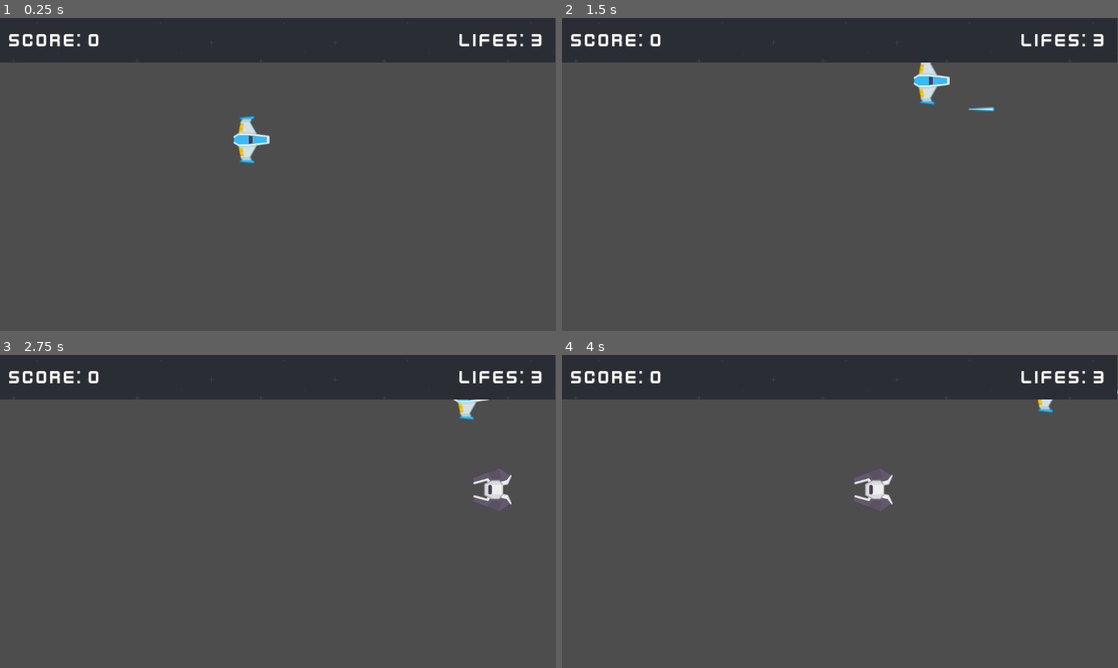
Above: before the commit, frames 1-4 (two rows, left to right).
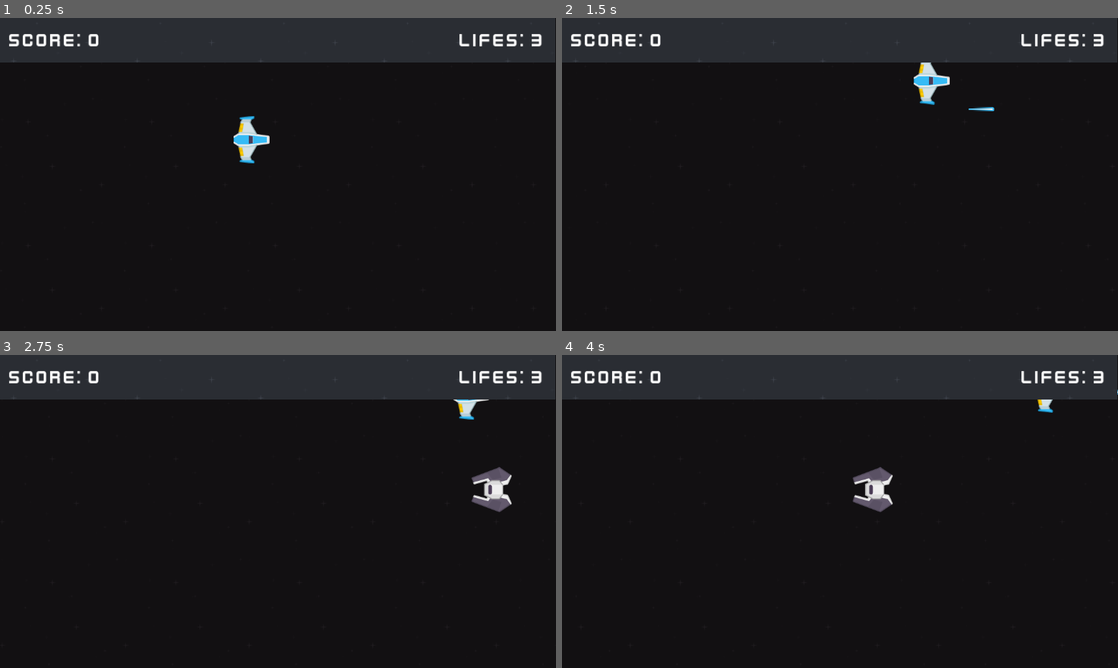
Above: after the commit, the same moments.

Repository: YuryJefse/space_shooter
Game: Godot game, scene res://scenes/game.tscn
Same seed, same stepped clock (60 frames per second), same inputs: the game is played once before the commit and once after it.
Inputs:
- Up to frame 1 (0.25 s): no input
- Up to frame 2 (1.5 s): tap Enter at 0.5 s; hold Up (up) 0.53-1.28 s; hold Right (rigt) 0.53-1.28 s; tap Space at 0.77 s; hold Down (down) from 1.28 s (still down); tap Right (rigt) at 1.35 s
- Up to frame 3 (2.75 s): tap Space at 1.52 s; release Down (down) at 2.03 s; hold Up (up) from 2.03 s (still down); hold Right (rigt) from 2.03 s (still down)
- Up to frame 4 (4 s): release Right (rigt) at 2.78 s; tap Right (rigt) at 2.85 s; tap Space at 3.02, 3.77 s; release Up (up) at 3.53 s; hold Left (left) from 3.53 s (still down); hold Right (rigt) from 3.53 s (still down)

The runs differ from the first frame. In frame 1, 85% of the frame differs, in the area x 0-100%, y 0-100%; in frame 2, 85%; in frame 3, 85%; in frame 4, 85%.

Commit message:
adicionando background

Diff:
--- a/scenes/game.tscn
+++ b/scenes/game.tscn
@@ -1,9 +1,10 @@
-[gd_scene load_steps=5 format=3 uid="uid://dxhturyud4rk8"]
+[gd_scene load_steps=6 format=3 uid="uid://dxhturyud4rk8"]
 
 [ext_resource type="Script" path="res://scripts/game.gd" id="1_02086"]
 [ext_resource type="PackedScene" uid="uid://b4evty62c10gf" path="res://scenes/player.tscn" id="1_nq8b8"]
 [ext_resource type="PackedScene" uid="uid://bqcfdjrsuoyrt" path="res://scenes/spanw_container.tscn" id="3_8d6u7"]
 [ext_resource type="PackedScene" uid="uid://d3wur84afrshc" path="res://scenes/ui.tscn" id="4_3pox2"]
+[ext_resource type="Texture2D" uid="uid://clkpb5inospor" path="res://assets/Backgrounds/black.png" id="5_lk8o2"]
 
 [node name="Game" type="Node2D"]
 script = ExtResource("1_02086")
@@ -19,5 +20,16 @@
 offset_left = -1.0
 offset_right = -1.0
 
+[node name="ParallaxBackground" type="ParallaxBackground" parent="."]
+
+[node name="ParallaxLayer" type="ParallaxLayer" parent="ParallaxBackground"]
+motion_mirroring = Vector2(1151, 0)
+
+[node name="TextureRect" type="TextureRect" parent="ParallaxBackground/ParallaxLayer"]
+offset_right = 1151.0
+offset_bottom = 648.0
+texture = ExtResource("5_lk8o2")
+stretch_mode = 1
+
 [connection signal="took_damage" from="Player" to="." method="_on_player_took_damage"]
 [connection signal="spawn_enemy" from="Spanw_Container" to="." method="_on_spanw_container_spawn_enemy"]
--- a/scripts/game.gd
+++ b/scripts/game.gd
@@ -2,6 +2,9 @@
 
 @onready var player = $Player
 @onready var ui = $HUD/UI
+@onready var parallax_background = $ParallaxBackground
+
+var parallax_speed = 300
 
 var game_over_scene = preload("res://scenes/game_over_ui.tscn")
 
@@ -14,6 +17,11 @@
 
 	ui.set_points(player_points)
 	ui.set_lifes(player_lifes)
+
+func _process(delta):
+	parallax_background.offset.x -= parallax_speed * delta
+	if(parallax_background.offset.x <= - get_viewport().get_window().size.x):
+		parallax_background.offset.x = 0
 
 func _on_spanw_container_spawn_enemy(enemy):
 	enemy.connect("give_points", on_give_points)
